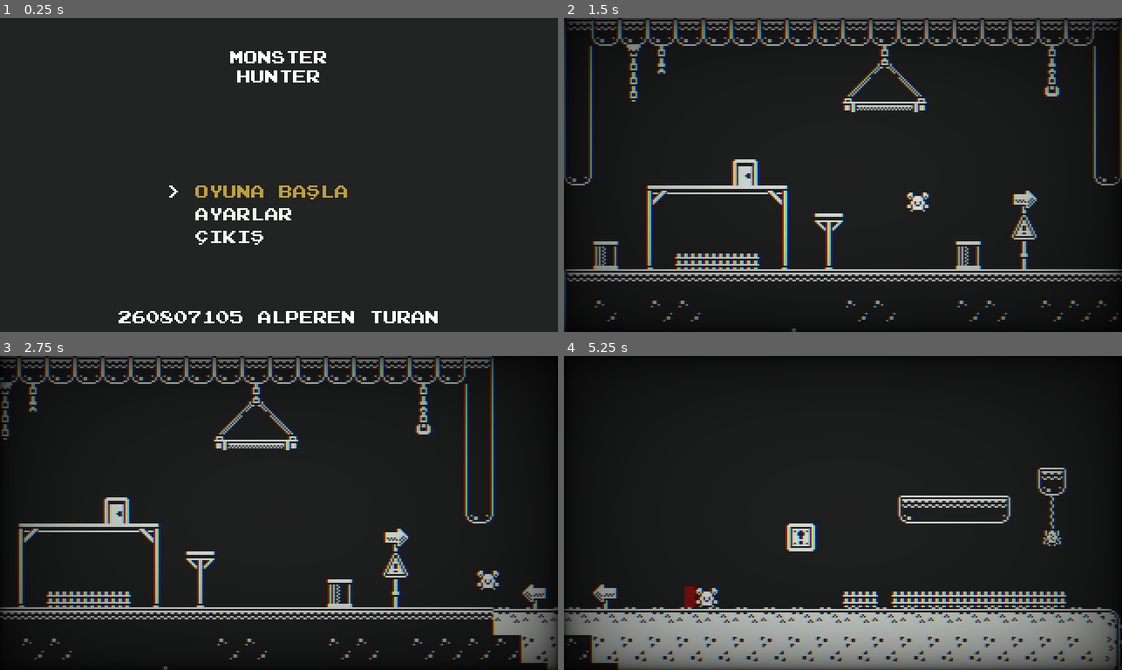
Above: before the commit, frames 1-4 (two rows, left to right).
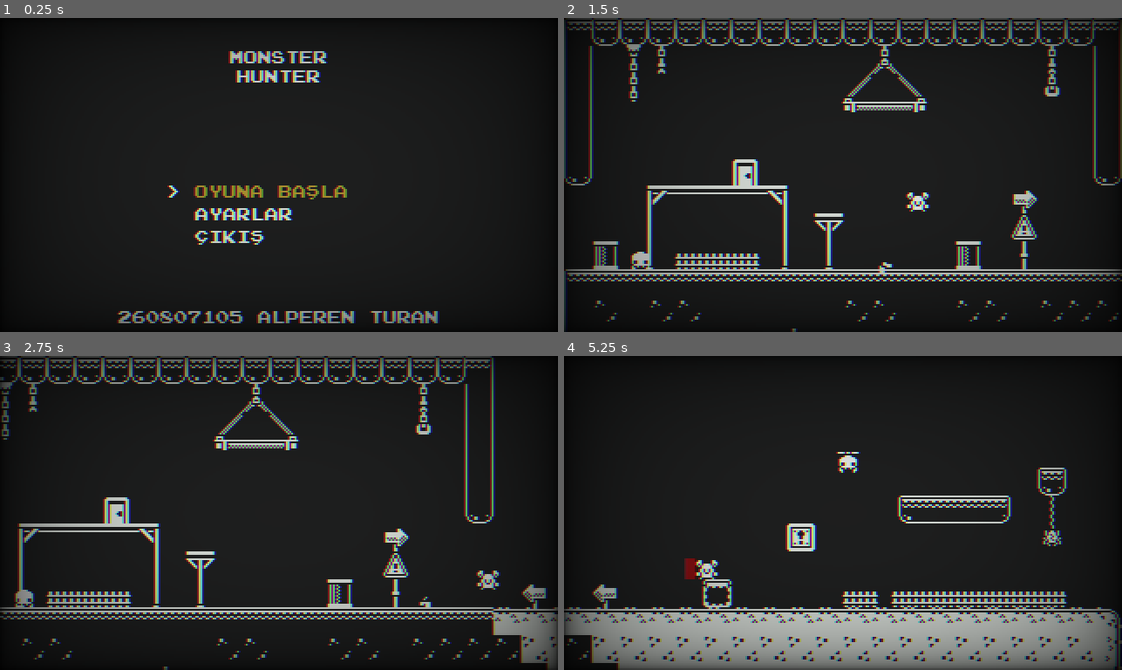
Above: after the commit, the same moments.

Repository: acimasizburger/Monster-Hunter
Game: Godot game, scene res://scenes/menu.tscn
Two runs of this game, one before a commit and one after it. Both use one fixed random seed, a clock stepped at 60 frames per second and the inputs below.
Inputs (mouse positions are in pixels of both pictures, inside the frame that each line leads up to):
- Up to frame 1 (0.25 s): no input
- Up to frame 2 (1.5 s): click "OYUNA BAŞLA" at 0.5 s; tap Enter (ui_accept) at 1.25 s; move the mouse to (965, 159) at 1.27 s; hold D (move_right) from 1.28 s (still down); hold Space (jump) from 1.28 s (still down)
- Up to frame 3 (2.75 s): keep holding D (move_right); move the mouse to (167, 528) at 2.02 s; release Space (jump) at 2.03 s; right-click (167, 528) at 2.1 s; tap Space (jump) at 2.27, 2.3, 2.57 s
- Up to frame 4 (5.25 s): move the mouse to (898, 443) at 2.77 s; release D (move_right) at 2.78 s; hold A (move_left) 2.78-3.53 s; hold Q (rage) 2.78-3.53 s; tap Space (jump) at 3.05, 3.77, 3.8, 4.07 s; move the mouse to (815, 575) at 3.52 s; hold D (move_right) 3.53-5.03 s; click (815, 575) at 3.6 s; move the mouse to (1010, 560) at 4.27 s; hold Space (jump) 4.28-5.03 s; move the mouse to (675, 465) at 5.02 s; hold A (move_left) from 5.03 s (still down); right-click (675, 465) at 5.1 s

The runs differ from the first frame. In frame 1, 7.4% of the frame differs, in the area x 0-100%, y 0-100%; in frame 2, 0.2%; in frame 3, 0.2%; in frame 4, 1.1%.

Commit message:
zıplama particle ve placeholder düşmanlar

Diff:
--- /dev/null
+++ b/effects/jump_dust.gd
@@ -0,0 +1,5 @@
+extends CPUParticles2D
+
+func _ready() -> void:
+	emitting = true
+	finished.connect(queue_free)
--- /dev/null
+++ b/effects/jump_dust.tscn
@@ -0,0 +1,22 @@
+[gd_scene format=3 uid="uid://my774kb2dbml"]
+
+[ext_resource type="Script" uid="uid://cheqcyx22t1p3" path="res://effects/jump_dust.gd" id="1_eydo5"]
+
+[sub_resource type="Curve" id="Curve_eydo5"]
+_data = [Vector2(0, 1), 0.0, -1.0, 0, 1, Vector2(1, 0), -1.0, 0.0, 1, 0]
+point_count = 2
+
+[node name="JumpDust" type="CPUParticles2D" unique_id=456752297]
+emitting = false
+lifetime = 0.35000000000000003
+one_shot = true
+emission_shape = 3
+emission_rect_extents = Vector2(4, 1)
+direction = Vector2(0, -1)
+gravity = Vector2(0, 20)
+initial_velocity_min = 12.0
+initial_velocity_max = 28.0
+scale_amount_max = 4.0
+scale_amount_curve = SubResource("Curve_eydo5")
+color = Color(0.9411765, 0.9647059, 0.9411765, 1)
+script = ExtResource("1_eydo5")
--- a/entities/enemies/flyer/flyer_enemy.tscn
+++ b/entities/enemies/flyer/flyer_enemy.tscn
@@ -7,26 +7,34 @@
 [ext_resource type="PackedScene" uid="uid://17g8ufp3ira4" path="res://weapons/pickups/ammo_pickup.tscn" id="5_kot1p"]
 [ext_resource type="Resource" uid="uid://bv2lxw1m43qtn" path="res://weapons/revolver/normal_bullet.tres" id="6_esti3"]
 [ext_resource type="Script" uid="uid://wmyo4ap26hlx" path="res://components/hitbox_component.gd" id="7_6ckcp"]
+[ext_resource type="Texture2D" uid="uid://da2e3blfnb3d4" path="res://assets/monochrome_tilemap_transparent_packed.png" id="7_kgisb"]
 [ext_resource type="Script" uid="uid://bwjleqcgiaas0" path="res://components/state_machine.gd" id="8_u11tm"]
 [ext_resource type="Script" uid="uid://ceenbjjkogsdo" path="res://entities/enemies/states/enemy_patrol.gd" id="9_pscps"]
 [ext_resource type="Script" uid="uid://bnpkl31o8dxcj" path="res://entities/enemies/states/enemy_chase.gd" id="10_db2e3"]
 [ext_resource type="Script" uid="uid://cf73j10845muq" path="res://entities/enemies/states/enemy_dead.gd" id="11_4ccww"]
 
 [sub_resource type="RectangleShape2D" id="RectangleShape2D_8wi65"]
-size = Vector2(38, 20)
+size = Vector2(12, 12)
 
 [sub_resource type="RectangleShape2D" id="RectangleShape2D_g4v7s"]
-size = Vector2(38, 20)
+size = Vector2(12, 12)
 
 [sub_resource type="CircleShape2D" id="CircleShape2D_57qmd"]
-radius = 96.00521
+radius = 64.03124
+
+[sub_resource type="AtlasTexture" id="AtlasTexture_0xng5"]
+atlas = ExtResource("7_kgisb")
+region = Rect2(16, 304, 16, 16)
 
 [node name="FlyerEnemy" type="CharacterBody2D" unique_id=1588882479]
 collision_layer = 4
 collision_mask = 0
+motion_mode = 1
 script = ExtResource("1_fas6y")
+is_flying = true
 
 [node name="CollisionShape2D" type="CollisionShape2D" parent="." unique_id=1757799563]
+position = Vector2(0, 1)
 shape = SubResource("RectangleShape2D_8wi65")
 
 [node name="HealthComponent" type="Node" parent="." unique_id=553235673]
@@ -41,6 +49,8 @@
 metadata/_custom_type_script = "uid://cu3sf6jftulnn"
 
 [node name="CollisionShape2D" type="CollisionShape2D" parent="HurtboxComponent" unique_id=1161055713]
+position = Vector2(0, 1)
+scale = Vector2(0.99999994, 1)
 shape = SubResource("RectangleShape2D_g4v7s")
 
 [node name="LootDropComponent" type="Node" parent="." unique_id=251090148 node_paths=PackedStringArray("health_component")]
@@ -59,12 +69,9 @@
 
 [node name="Visuals" type="Node2D" parent="." unique_id=836075695]
 
-[node name="PlaceholderSprite" type="ColorRect" parent="Visuals" unique_id=2118591059]
-offset_left = -19.0
-offset_top = -10.0
-offset_right = 19.0
-offset_bottom = 10.0
-color = Color(0.8695176, 0.4996336, 0.5246294, 1)
+[node name="PlaceholderSprite" type="Sprite2D" parent="Visuals" unique_id=2145267128]
+texture = SubResource("AtlasTexture_0xng5")
+metadata/_edit_use_anchors_ = true
 
 [node name="ContactHitbox" type="Area2D" parent="Visuals" unique_id=666156660]
 collision_layer = 64
@@ -74,6 +81,7 @@
 metadata/_custom_type_script = "uid://wmyo4ap26hlx"
 
 [node name="CollisionShape2D" type="CollisionShape2D" parent="Visuals/ContactHitbox" unique_id=253910334]
+position = Vector2(0, 0.5)
 shape = SubResource("RectangleShape2D_g4v7s")
 
 [node name="StateMachine" type="Node" parent="." unique_id=1273396924 node_paths=PackedStringArray("initial_state")]
--- a/entities/enemies/walker/walker_enemy.tscn
+++ b/entities/enemies/walker/walker_enemy.tscn
@@ -7,26 +7,31 @@
 [ext_resource type="PackedScene" uid="uid://17g8ufp3ira4" path="res://weapons/pickups/ammo_pickup.tscn" id="5_t56m7"]
 [ext_resource type="Resource" uid="uid://bv2lxw1m43qtn" path="res://weapons/revolver/normal_bullet.tres" id="6_la7oj"]
 [ext_resource type="Script" uid="uid://wmyo4ap26hlx" path="res://components/hitbox_component.gd" id="7_h01sy"]
+[ext_resource type="Texture2D" uid="uid://da2e3blfnb3d4" path="res://assets/monochrome_tilemap_transparent_packed.png" id="7_t56m7"]
 [ext_resource type="Script" uid="uid://bwjleqcgiaas0" path="res://components/state_machine.gd" id="8_wmlcn"]
 [ext_resource type="Script" uid="uid://ceenbjjkogsdo" path="res://entities/enemies/states/enemy_patrol.gd" id="9_d8vpr"]
 [ext_resource type="Script" uid="uid://bnpkl31o8dxcj" path="res://entities/enemies/states/enemy_chase.gd" id="10_q1nnt"]
 [ext_resource type="Script" uid="uid://cf73j10845muq" path="res://entities/enemies/states/enemy_dead.gd" id="11_lvsir"]
 
 [sub_resource type="RectangleShape2D" id="RectangleShape2D_yf5fn"]
-size = Vector2(20, 36)
+size = Vector2(12, 12)
 
 [sub_resource type="RectangleShape2D" id="RectangleShape2D_g4v7s"]
-size = Vector2(20, 36)
+size = Vector2(12, 12)
 
 [sub_resource type="CircleShape2D" id="CircleShape2D_57qmd"]
-radius = 66.189125
+radius = 51.009804
+
+[sub_resource type="AtlasTexture" id="AtlasTexture_g4v7s"]
+atlas = ExtResource("7_t56m7")
+region = Rect2(0, 257, 16, 15)
 
 [node name="WalkerEnemy" type="CharacterBody2D" unique_id=1588882479]
 collision_layer = 4
 script = ExtResource("1_5ggxl")
 
 [node name="CollisionShape2D" type="CollisionShape2D" parent="." unique_id=1757799563]
-position = Vector2(0, -8)
+position = Vector2(0, 2)
 shape = SubResource("RectangleShape2D_yf5fn")
 
 [node name="HealthComponent" type="Node" parent="." unique_id=553235673]
@@ -40,7 +45,7 @@
 metadata/_custom_type_script = "uid://cu3sf6jftulnn"
 
 [node name="CollisionShape2D" type="CollisionShape2D" parent="HurtboxComponent" unique_id=1161055713]
-position = Vector2(0, -8)
+position = Vector2(0, 2)
 shape = SubResource("RectangleShape2D_g4v7s")
 
 [node name="LootDropComponent" type="Node" parent="." unique_id=251090148 node_paths=PackedStringArray("health_component")]
@@ -59,12 +64,8 @@
 
 [node name="Visuals" type="Node2D" parent="." unique_id=836075695]
 
-[node name="PlaceholderSprite" type="ColorRect" parent="Visuals" unique_id=2118591059]
-offset_left = -10.0
-offset_top = -26.0
-offset_right = 10.0
-offset_bottom = 10.0
-color = Color(1, 0, 1, 1)
+[node name="PlaceholderSprite" type="Sprite2D" parent="Visuals" unique_id=341896513]
+texture = SubResource("AtlasTexture_g4v7s")
 metadata/_edit_use_anchors_ = true
 
 [node name="FloorRayCast" type="RayCast2D" parent="Visuals" unique_id=1419165323]
@@ -79,7 +80,7 @@
 metadata/_custom_type_script = "uid://wmyo4ap26hlx"
 
 [node name="CollisionShape2D" type="CollisionShape2D" parent="Visuals/ContactHitbox" unique_id=253910334]
-position = Vector2(0, -8)
+position = Vector2(0, 2)
 shape = SubResource("RectangleShape2D_g4v7s")
 
 [node name="StateMachine" type="Node" parent="." unique_id=1273396924 node_paths=PackedStringArray("initial_state")]
--- a/entities/player/player.gd
+++ b/entities/player/player.gd
@@ -14,7 +14,10 @@
 @export var rage_melee_damage: int = 55
 @export var knockback_force: Vector2 = Vector2(130.0, -110.0)
 @export var knockback_duration: float = 0.2
+@export_group("Effects")
+@export var jump_dust_scene: PackedScene
 
+@onready var feet_point: Marker2D = $FeetPoint
 @onready var visuals: Node2D = $Visuals
 @onready var human_sprite: AnimatedSprite2D = $Visuals/HumanSprite
 @onready var monster_sprite: AnimatedSprite2D = $Visuals/MonsterSprite
@@ -108,6 +111,14 @@
 	velocity.y = jump_velocity
 	coyote_timer = 0.0
 	jump_buffer_timer = 0.0
+	_spawn_jump_dust()
+
+func _spawn_jump_dust() -> void:
+	if not jump_dust_scene:
+		return
+	var dust := jump_dust_scene.instantiate()
+	dust.global_position = feet_point.global_position
+	get_tree().current_scene.add_child(dust)
 
 func update_facing_direction(direction: float) -> void:
 	if knockback_timer > 0.0:
--- a/entities/player/player.tscn
+++ b/entities/player/player.tscn
@@ -1,6 +1,7 @@
 [gd_scene format=3 uid="uid://bpaaymu4vhe63"]
 
 [ext_resource type="Script" uid="uid://rdcixtjyl0l2" path="res://entities/player/player.gd" id="1_sglur"]
+[ext_resource type="PackedScene" uid="uid://my774kb2dbml" path="res://effects/jump_dust.tscn" id="2_3wlsy"]
 [ext_resource type="Texture2D" uid="uid://da2e3blfnb3d4" path="res://assets/monochrome_tilemap_transparent_packed.png" id="2_bls4j"]
 [ext_resource type="Script" uid="uid://bwjleqcgiaas0" path="res://components/state_machine.gd" id="3_fkugw"]
 [ext_resource type="Script" uid="uid://bkgy4vvhr5pta" path="res://entities/player/states/idle.gd" id="4_8fjmc"]
@@ -78,6 +79,7 @@
 collision_layer = 2
 collision_mask = 5
 script = ExtResource("1_sglur")
+jump_dust_scene = ExtResource("2_3wlsy")
 
 [node name="CollisionShape2D" type="CollisionShape2D" parent="." unique_id=1185861414]
 position = Vector2(0, 2.75)
@@ -168,3 +170,6 @@
 
 [node name="RageComponent" type="Node" parent="." unique_id=1323872041]
 script = ExtResource("14_afbqv")
+
+[node name="FeetPoint" type="Marker2D" parent="." unique_id=1584149011]
+position = Vector2(0, 8)
--- a/project.godot
+++ b/project.godot
@@ -31,6 +31,7 @@
 "res://UI/": "pink",
 "res://assets/": "red",
 "res://components/": "yellow",
+"res://effects/": "teal",
 "res://entities/": "green",
 "res://scenes/": "orange",
 "res://weapons/": "blue"
--- a/scenes/main.tscn
+++ b/scenes/main.tscn
@@ -5,6 +5,8 @@
 [ext_resource type="Script" uid="uid://do6bt7680nota" path="res://components/room_camera.gd" id="3_sugp2"]
 [ext_resource type="Texture2D" uid="uid://da2e3blfnb3d4" path="res://assets/monochrome_tilemap_transparent_packed.png" id="4_jyhfs"]
 [ext_resource type="PackedScene" uid="uid://jhpne2qpapap" path="res://scenes/CRT.tscn" id="5_tbgi4"]
+[ext_resource type="PackedScene" uid="uid://ddr8rhgihg2ob" path="res://entities/enemies/walker/walker_enemy.tscn" id="6_tefeu"]
+[ext_resource type="PackedScene" uid="uid://uqauas1r7cpr" path="res://entities/enemies/flyer/flyer_enemy.tscn" id="7_o6xl0"]
 
 [sub_resource type="TileSetAtlasSource" id="TileSetAtlasSource_tbgi4"]
 texture = ExtResource("4_jyhfs")
@@ -581,7 +583,7 @@
 [node name="TileMapLayer" type="TileMapLayer" parent="." unique_id=1334850201]
 modulate = Color(0.9411765, 0.9647059, 0.9411765, 1)
 position = Vector2(32, 43)
-tile_map_data = PackedByteArray("AAD4/wAAAAALAA0AAAD5/wAAAAA …(3136 unchanged characters)… NABAAAAAZAPz/AAAFABAAAAAZAP3/AAAFABEAAAA=")
+tile_map_data = PackedByteArray("AAD4/wAAAAALAA0AAAD5/wAAAAA …(3136 unchanged characters)… NABAAAAAZAPz/AAAFABAAAAAZAP3/AAAFABEAAAANAP//AAANAAgAAAA=")
 tile_set = SubResource("TileSet_g4v7s")
 
 [node name="Room1" type="Area2D" parent="." unique_id=1334643769 node_paths=PackedStringArray("room_camera")]
@@ -606,3 +608,9 @@
 shape = SubResource("RectangleShape2D_g4v7s")
 
 [node name="CanvasLayer" parent="." unique_id=87756456 instance=ExtResource("5_tbgi4")]
+
+[node name="WalkerEnemy" parent="." unique_id=1588882479 instance=ExtResource("6_tefeu")]
+position = Vector2(-102, 6)
+
+[node name="FlyerEnemy" parent="." unique_id=1464191212 instance=ExtResource("7_o6xl0")]
+position = Vector2(315, -41)
--- a/scenes/menu.tscn
+++ b/scenes/menu.tscn
@@ -90,7 +90,6 @@
 text = ">"
 
 [node name="CanvasLayer" parent="." unique_id=87756456 instance=ExtResource("1_yqeox")]
-visible = false
 
 [node name="Info" type="Label" parent="." unique_id=1577371952]
 layout_mode = 1
Not shown, added: effects/jump_dust.gd.uid
